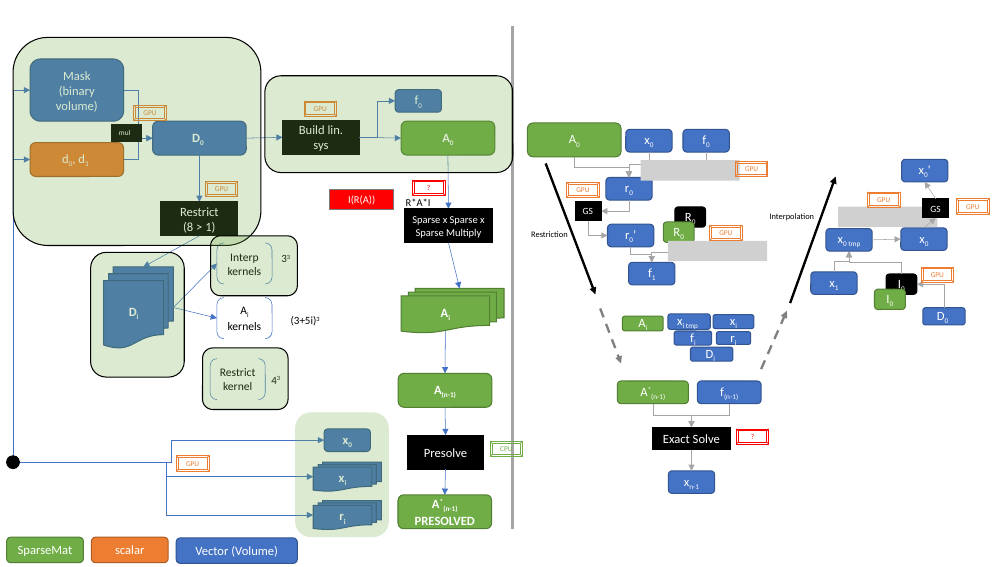
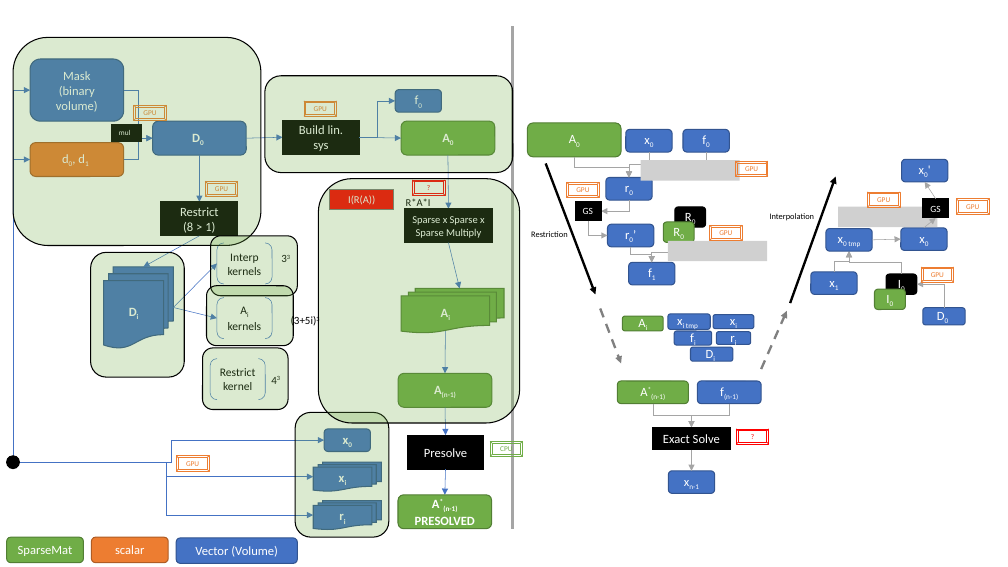
Before and after one commit to PeterZhouSZ/battery, a slide deck: slide 2 of data/process.pptx. Drawn at 1008x567 pixels with LibreOffice and Linux fonts; fonts in the diff are those of the drawing; grey boxes stand for pictures. Boxes give left, top, right and bottom in pixels: in the first picture for what was removed or moved away, otherwise in the second. Text is boxed around its words. In the diff, an @@ line names an element or a change of style, - is before the commit and + after.

```diff
--- a/data/process.pptx
+++ b/data/process.pptx
@@ rounded rectangle added at (x1=318, y1=178, x2=520, y2=423), fill #70AD47 at 25% opacity, outline #000000 1 pt @@
@@ rounded rectangle added at (x1=206, y1=286, x2=293, y2=346), fill #70AD47 at 25% opacity, outline #000000 1 pt @@
@@ rounded rectangle at (x1=295, y1=413, x2=389, y2=538): outline none to #000000 1 pt @@
```
Also in this commit, not shown: 1 other slide changed, 3 other files.
